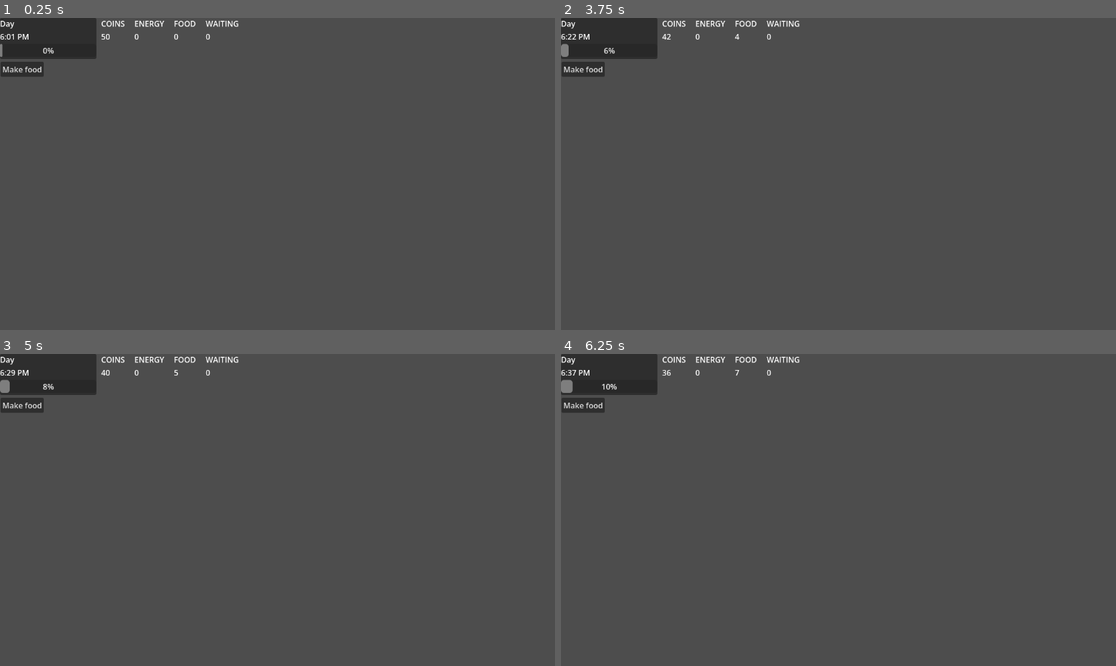
Above: before the commit, frames 1-4 (two rows, left to right).
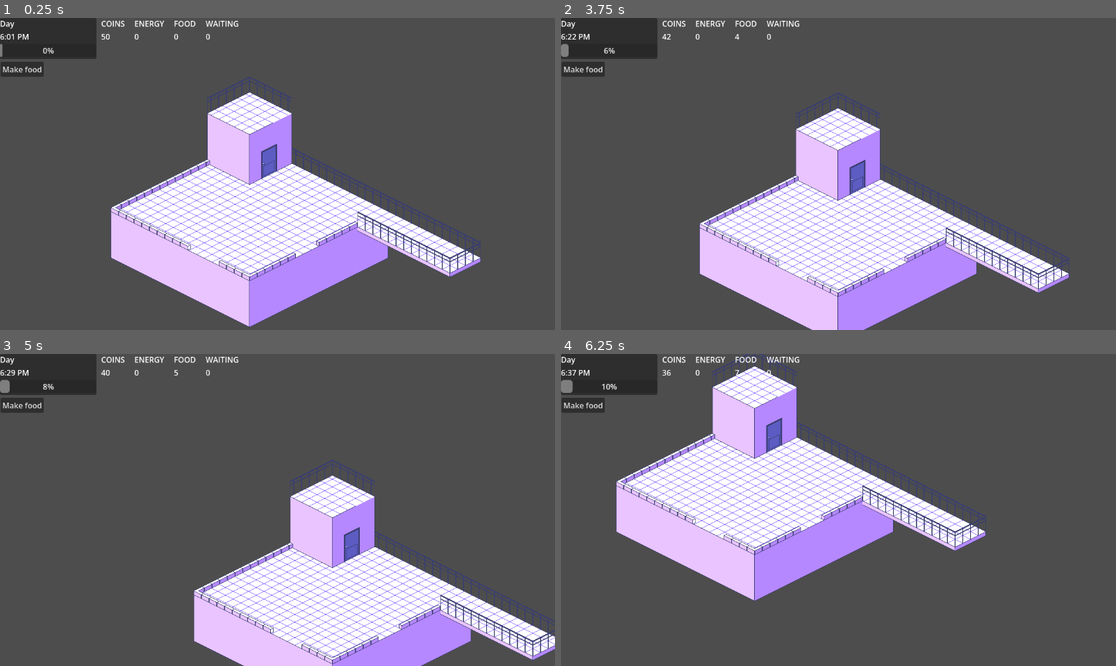
Above: after the commit, the same moments.

Repository: BloatingCat/rooftop-garden
Game: Godot game, scene res://main.tscn
Same seed, same stepped clock (60 frames per second), same inputs: the game is played once before the commit and once after it. The project has no main scene, so this scene is started directly.
Inputs (mouse positions are in pixels of both pictures, inside the frame that each line leads up to):
- Up to frame 1 (0.25 s): no input
- Up to frame 2 (3.75 s): click "Make food" at 0.5 s; click "Make food" at 1.25 s; click "Make food" at 2 s; move the mouse to (960, 158) at 2.77 s; click (960, 158) at 2.92 s; tap Enter at 3.5 s; drag from (727, 189) to (810, 236) at 3.52 s
- Up to frame 3 (5 s): tap Space at 4.25 s; move the mouse to (333, 441) at 4.27 s; click (333, 441) at 4.42 s
- Up to frame 4 (6.25 s): tap Enter at 5 s; drag from (810, 572) to (672, 463) at 5.02 s; tap Space at 5.75 s; move the mouse to (1005, 556) at 5.77 s; click (1005, 556) at 5.92 s

The runs differ from the first frame. In frame 1, 23% of the frame differs, in the area x 20-87%, y 18-100%; in frame 2, 23%; in frame 3, 21%; in frame 4, 23%.

Commit message:
Added Background.tscn. Added camera movement

Diff:
--- a/autoloads/events.gd
+++ b/autoloads/events.gd
@@ -3,8 +3,14 @@
 signal customer_arrived(customer: Dictionary)
 signal customer_served(customer: Dictionary)
 signal customer_left(customer: Dictionary)
+
 signal aura_gained(amount: int, source: String)
 signal food_made()
+
 signal day_ended(day: int, aura_this_day: int)
 signal day_started(day: int)
+
 signal serving_started(customer: Dictionary)
+
+signal upgrade_available(upgrade: UpgradeData)
+signal upgrade_purchased(upgrade: UpgradeData)
--- a/autoloads/game_state.gd
+++ b/autoloads/game_state.gd
@@ -16,6 +16,11 @@
 var customers: Array = []
 
 var next_id: int = 1
+
+var aura_multiplier: int = 1
+var serve_slots: int = 1
+var serve_speed_mult: float = 1.0
+var purchased_upgrades: Array[String] = []
 
 func _process(delta: float) -> void:
 	day_elapsed += delta
--- /dev/null
+++ b/data/upgrade_data.gd
@@ -0,0 +1,10 @@
+class_name UpgradeData
+extends Resource
+
+@export var id: String
+@export var title: String
+@export var description: String
+@export var cost: int
+@export var category: String
+@export var unlock_at_coins: int
+@export var max_level: int = 1
--- /dev/null
+++ b/data/upgrade_dishes/upgrade_dish_1.tres
@@ -0,0 +1,10 @@
+[gd_resource type="Resource" script_class="UpgradeData" format=3 uid="uid://dv03e05k4ckm5"]
+
+[ext_resource type="Script" uid="uid://clonwjvunrufa" path="res://data/upgrade_data.gd" id="1_mp8gr"]
+
+[resource]
+script = ExtResource("1_mp8gr")
+id = "dish_1"
+title = "empty"
+description = "Dark ingredients amplify aura emission. Each being leaks 2× aura per tick."
+cost = 40
--- /dev/null
+++ b/game _view/background.tscn
@@ -0,0 +1,16 @@
+[gd_scene format=3 uid="uid://dj0mfdk2dnxwo"]
+
+[ext_resource type="Texture2D" uid="uid://bwvagy8d1utqf" path="res://assets/Floor_1_1.png" id="1_eva80"]
+[ext_resource type="Texture2D" uid="uid://ctiptw2vivw1q" path="res://assets/Floor_1_2.png" id="2_r0sni"]
+
+[node name="Background" type="Node2D" unique_id=840402906]
+
+[node name="Background_Floor" type="Sprite2D" parent="." unique_id=265464215]
+texture = ExtResource("1_eva80")
+centered = false
+
+[node name="Foreground_Railings" type="Sprite2D" parent="." unique_id=1453156568]
+z_index = 5
+y_sort_enabled = true
+texture = ExtResource("2_r0sni")
+centered = false
--- /dev/null
+++ b/game _view/camera.gd
@@ -0,0 +1,39 @@
+extends Camera2D
+
+var dragging = false
+
+# Zoom settings
+var target_zoom = 1.0
+const MIN_ZOOM = 0.3 # further out
+const MAX_ZOOM = 4.0 # further in
+const ZOOM_SPEED = 0.15
+
+func _input(event):
+	# 1. HANDLE DRAGGING
+	if event is InputEventMouseButton and event.button_index == MOUSE_BUTTON_LEFT:
+		dragging = event.pressed
+
+	if event is InputEventMouseMotion and dragging:
+		position -= event.relative / zoom
+
+	# 2. HANDLE ZOOMING toward mouse pointer
+	if event is InputEventMouseButton:
+		var zoom_dir = 0
+		if event.button_index == MOUSE_BUTTON_WHEEL_UP:
+			zoom_dir = 1
+		elif event.button_index == MOUSE_BUTTON_WHEEL_DOWN:
+			zoom_dir = -1
+
+		if zoom_dir != 0:
+			var old_zoom = target_zoom
+			target_zoom = clamp(target_zoom + zoom_dir * ZOOM_SPEED, MIN_ZOOM, MAX_ZOOM)
+
+			# World position under the mouse before zoom
+			var mouse_pos = get_local_mouse_position()
+			# Shift camera so that world point stays fixed under cursor
+			position -= mouse_pos * (1.0 - target_zoom / old_zoom)
+			# or
+			# position += mouse_pos * (target_zoom / old_zoom - 1.0)
+
+func _process(delta):
+	zoom = zoom.lerp(Vector2(target_zoom, target_zoom), 10 * delta)
--- a/main.tscn
+++ b/main.tscn
@@ -6,6 +6,8 @@
 [ext_resource type="PackedScene" uid="uid://ximwq7yem4vc" path="res://UI/make_food_button.tscn" id="3_lquwl"]
 [ext_resource type="PackedScene" uid="uid://curc8ntwde18m" path="res://systems/customer_system.tscn" id="4_1bvp3"]
 [ext_resource type="PackedScene" uid="uid://q8sbte2cob1" path="res://systems/serving_system.tscn" id="6_7mycd"]
+[ext_resource type="PackedScene" uid="uid://dj0mfdk2dnxwo" path="res://game _view/background.tscn" id="7_272bh"]
+[ext_resource type="Script" uid="uid://i5g4d2ihbms0" path="res://game _view/camera.gd" id="8_5vw27"]
 
 [node name="Main" type="Node2D" unique_id=2022521338]
 script = ExtResource("1_7mycd")
@@ -28,3 +30,10 @@
 [node name="CustomerSystem" parent="." unique_id=2104764177 instance=ExtResource("4_1bvp3")]
 
 [node name="ServingSystem" parent="." unique_id=1842670963 instance=ExtResource("6_7mycd")]
+
+[node name="Background" parent="." unique_id=840402906 instance=ExtResource("7_272bh")]
+position = Vector2(230, 122)
+
+[node name="Camera2D" type="Camera2D" parent="." unique_id=478472872]
+position = Vector2(576, 324)
+script = ExtResource("8_5vw27")
--- a/project.godot
+++ b/project.godot
@@ -24,6 +24,7 @@
 
 [rendering]
 
+textures/canvas_textures/default_texture_filter=0
 rendering_device/driver.windows="d3d12"
 renderer/rendering_method="gl_compatibility"
 renderer/rendering_method.mobile="gl_compatibility"
--- /dev/null
+++ b/systems/upgrade_system.gd
@@ -0,0 +1,35 @@
+class_name UpgradeSystem
+extends Node
+
+@export var upgrades: Array[UpgradeData] = []
+
+var _notified: Array[String] = []
+
+func _process(_delta: float) -> void:
+	for upgrade in upgrades:
+		if upgrade.id in _notified:
+			continue
+		if upgrade.id in GameState.purchased_upgrades:
+			continue
+		if GameState.coins >= upgrade.unlock_at_coins:
+			_notified.append(upgrade.id)
+			Events.upgrade_available.emit(upgrade)
+
+func _ready() -> void:
+	Events.upgrade_purchased.connect(_on_purchased)
+
+func _on_purchased(upgrade: UpgradeData) -> void:
+	if GameState.coins < upgrade.cost:
+		return
+	if upgrade.id in GameState.purchased_upgrades:
+		return
+	GameState.coins -= upgrade.cost
+	GameState.purchased_upgrades.append(upgrade.id)
+	_apply(upgrade)
+	Events.food_made.emit()  # nudge StatsBar to refresh coins
+
+func _apply(upgrade: UpgradeData) -> void:
+	match upgrade.id:
+		"dish_1":  GameState.aura_multiplier = 2
+		"extra_queue":    GameState.serve_slots = 2
+		"serve_speed":    GameState.serve_speed_mult = 0.6
Binary file added: assets/Floor_1_1.png
Not shown, added: assets/Floor_1_1.png.import
Binary file added: assets/Floor_1_2.png
Not shown, added: assets/Floor_1_2.png.import
Binary file added: assets/black_cat.png
Not shown, added: assets/black_cat.png.import
Binary file added: assets/board_meat.png
Not shown, added: assets/board_meat.png.import
Binary file added: assets/cursed_board_stew.png
Not shown, added: assets/cursed_board_stew.png.import
Not shown, added: data/upgrade_data.gd.uid
Not shown, added: game _view/camera.gd.uid
(and 1 more such lines)
